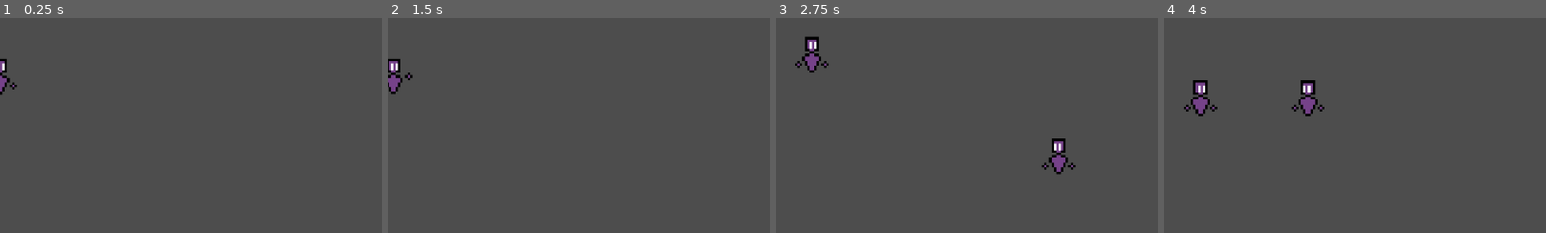
Above: before the commit, frames 1-4 (left to right).
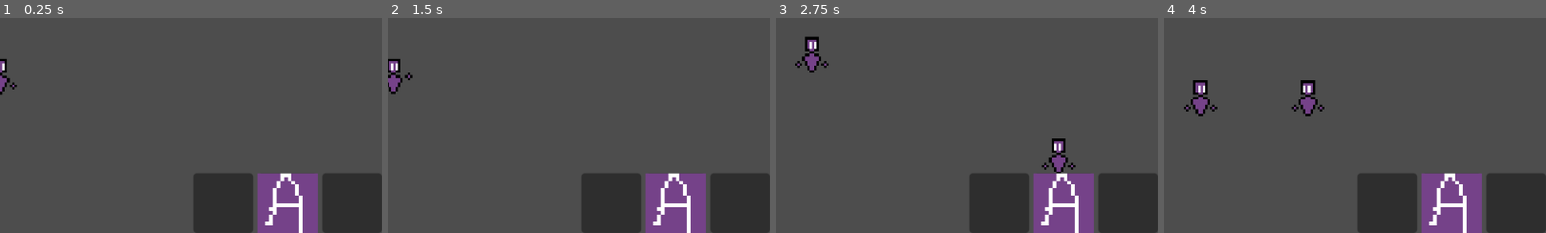
Above: after the commit, the same moments.

Repository: paruparo-dev/dreams-and-nightmares
Game: Godot game, scene res://src/core/Game.tscn
The game is run twice, just before and just after one commit, with the same random seed, the same clock (stepped at 60 frames per second) and the same inputs.
Inputs:
- Up to frame 1 (0.25 s): no input
- Up to frame 2 (1.5 s): click "Get Node Count" at 0.5 s; hold D (MoveRight) from 1.28 s (still down); tap J (Attack) at 1.35 s
- Up to frame 3 (2.75 s): keep holding D (MoveRight); tap W (Jump) at 1.52, 2.27 s; tap S (LookDown) at 2.1 s
- Up to frame 4 (4 s): release D (MoveRight) at 2.78 s; hold Q (SwapSkillLeft) 2.78-3.53 s; tap J (Attack) at 2.85 s; hold D (MoveRight) from 3.53 s (still down); tap S (LookDown) at 3.6 s; tap W (Jump) at 3.77 s
The pictures show only the part of the screen within x 50-100%, y 50-100%; the shares and areas given below are measured in that part.

The runs differ from the first frame. In frame 1, 13% of the frame differs, in the area x 50-100%, y 72-100%; in frame 2, 13%; in frame 3, 13%; in frame 4, 13%.

Commit message:
feat: implement skill system framework
- added `Skill` class to manage skill behavior
- created `TestSkillA` with functionality for casting and handling lifetime, speed, and damage
- added `SkillSlot` UI component and dynamic slot creation in `SkillsHud`
- updated `SkillsComponent` to manage child skills and handle skill casting
- added `scene_path` property to `SkillData` for linking skills to scenes

Diff:
--- a/src/characters/TestPlayer.tscn
+++ b/src/characters/TestPlayer.tscn
@@ -14,10 +14,8 @@
 [ext_resource type="Script" uid="uid://dluohf10cni5h" path="res://src/gameplay/components/HurtboxComponent.gd" id="11_1ttnb"]
 [ext_resource type="Script" uid="uid://c1tm8scuyesdk" path="res://src/states/characters/TestPlayer/StunnedState.gd" id="11_g7itr"]
 [ext_resource type="Script" uid="uid://dwfjopolbsvgq" path="res://src/gameplay/components/SkillsComponent.gd" id="14_g7itr"]
-[ext_resource type="Script" uid="uid://bhgqk86nclp4k" path="res://src/resources/SkillData.gd" id="15_oon4j"]
 [ext_resource type="Resource" uid="uid://gjrbrp4jecii" path="res://src/resources/skills/test_skill_a.tres" id="16_ixums"]
-[ext_resource type="Resource" uid="uid://b0xg3w710tnsh" path="res://src/resources/skills/test_skill_b.tres" id="17_6k1fq"]
-[ext_resource type="Resource" uid="uid://ksy62hibfhkl" path="res://src/resources/skills/test_skill_c.tres" id="18_1ttnb"]
+[ext_resource type="Script" uid="uid://2088537dwllw" path="res://src/gameplay/skills/Skill.gd" id="17_yfbq3"]
 
 [sub_resource type="CapsuleShape2D" id="CapsuleShape2D_b5xfj"]
 radius = 8.0
@@ -183,6 +181,7 @@
 
 [node name="Hit" type="Node" parent="StateMachine" unique_id=1599408143]
 script = ExtResource("10_nvfkx")
+duration = 0.05
 metadata/_custom_type_script = "uid://segyoa1x8o2p"
 
 [node name="Stunned" type="Node" parent="StateMachine" unique_id=1561146085]
@@ -204,5 +203,9 @@
 
 [node name="SkillsComponent" type="Node" parent="." unique_id=856477125]
 script = ExtResource("14_g7itr")
-list = Array[ExtResource("15_oon4j")]([ExtResource("16_ixums"), ExtResource("17_6k1fq"), ExtResource("18_1ttnb")])
 metadata/_custom_type_script = "uid://dwfjopolbsvgq"
+
+[node name="TestSkillA" type="Node" parent="SkillsComponent" unique_id=1095757519]
+script = ExtResource("17_yfbq3")
+data = ExtResource("16_ixums")
+metadata/_custom_type_script = "uid://2088537dwllw"
--- a/src/gameplay/components/SkillsComponent.gd
+++ b/src/gameplay/components/SkillsComponent.gd
@@ -3,23 +3,33 @@
 class_name SkillsComponent
 
 
-signal equipped_changed(list: Array[SkillData], index: int)
+signal equipped_changed(list: Array[Skill], index: int)
 
 
-@export var list : Array[SkillData]
-
-
-var equipped : SkillData
+var list : Array[Skill]
+var equipped : Skill
 var index : int
 
 
+@onready var host : Character = get_parent()
+
+
 func _ready() -> void:
+	for child in get_children():
+		if child is Skill:
+			list.append(child)
+
 	equipped = list[0]
 	equipped_changed.emit(list, 0)
 
 
 func _unhandled_input(event: InputEvent) -> void:
-	if event.is_action_pressed("SwapSkillLeft"):
+	if event.is_action_pressed("UseSkill"):
+		if equipped == null:
+			return
+
+		equipped.cast(host)
+	elif event.is_action_pressed("SwapSkillLeft"):
 		index = (index - 1) % list.size()
 		equipped = list[index]
 		equipped_changed.emit(list, index)
--- /dev/null
+++ b/src/gameplay/skills/Skill.gd
@@ -0,0 +1,14 @@
+extends Node
+
+class_name Skill
+
+
+@export var data : SkillData
+
+
+func cast(source: Character) -> void:
+	var scene : PackedScene = load(data.scene_path)
+	var instance := scene.instantiate()
+	get_tree().current_scene.add_child(instance)
+
+	instance.initialize(source)
--- /dev/null
+++ b/src/gameplay/skills/TestSkillA.gd
@@ -0,0 +1,44 @@
+extends Area2D
+
+
+@export var lifetime : float = 1
+@export var speed : float = 1000
+@export var damage : float = 20
+@export var is_destroyed_on_hit : bool = false
+
+
+var source : Character
+var lifetime_timer : float
+var direction : Vector2
+
+
+@onready var hitbox : HitboxComponent = $HitboxComponent
+
+
+func _physics_process(_delta: float) -> void:
+	if lifetime_timer > 0:
+		lifetime_timer -= _delta
+
+	if lifetime_timer <= 0:
+		queue_free()
+
+	global_position += direction * speed * _delta
+
+
+func initialize(_source: Character) -> void:
+	source = _source
+	global_position = source.global_position + Vector2(source.face_direction * 16, -16)
+
+	lifetime_timer = lifetime
+	direction = Vector2(source.face_direction, 0)
+
+	hitbox.damage = damage
+	hitbox.area_entered.connect(_on_hitbox_area_entered)
+
+
+func _on_hitbox_area_entered(area: Area2D) -> void:
+	if area is not HurtboxComponent:
+		return
+
+	if is_destroyed_on_hit:
+		queue_free()
--- /dev/null
+++ b/src/gameplay/skills/TestSkillA.tscn
@@ -0,0 +1,25 @@
+[gd_scene format=3 uid="uid://bcpnftdf0xxm1"]
+
+[ext_resource type="Script" uid="uid://nc37x2bf7exc" path="res://src/gameplay/skills/TestSkillA.gd" id="1_lvrkh"]
+[ext_resource type="Script" uid="uid://cwvi48olyemdg" path="res://src/gameplay/components/HitboxComponent.gd" id="2_fktmn"]
+
+[sub_resource type="CircleShape2D" id="CircleShape2D_0gu1n"]
+
+[sub_resource type="CircleShape2D" id="CircleShape2D_fsvvc"]
+
+[node name="TestSkillA" type="Area2D" unique_id=320766494]
+script = ExtResource("1_lvrkh")
+lifetime = 5.0
+speed = 500.0
+is_destroyed_on_hit = true
+
+[node name="CollisionShape2D" type="CollisionShape2D" parent="." unique_id=1174672690]
+shape = SubResource("CircleShape2D_0gu1n")
+
+[node name="HitboxComponent" type="Area2D" parent="." unique_id=2039532622]
+script = ExtResource("2_fktmn")
+metadata/_custom_type_script = "uid://cwvi48olyemdg"
+
+[node name="CollisionShape2D" type="CollisionShape2D" parent="HitboxComponent" unique_id=154336051]
+shape = SubResource("CircleShape2D_fsvvc")
+debug_color = Color(1, 0, 0, 0.41960785)
--- a/src/resources/SkillData.gd
+++ b/src/resources/SkillData.gd
@@ -6,3 +6,4 @@
 @export var id : String
 @export var name : String
 @export var icon : Texture2D
+@export_file_path("*.tscn") var scene_path : String
--- a/src/resources/skills/test_skill_a.tres
+++ b/src/resources/skills/test_skill_a.tres
@@ -8,4 +8,5 @@
 id = "a"
 name = "Skill A"
 icon = ExtResource("1_67rhs")
+scene_path = "res://src/gameplay/skills/TestSkillA.tscn"
 metadata/_custom_type_script = "uid://bhgqk86nclp4k"
--- /dev/null
+++ b/src/ui/SkillSlot.tscn
@@ -0,0 +1,11 @@
+[gd_scene format=3 uid="uid://d343aywka0ysw"]
+
+[ext_resource type="Script" uid="uid://dvy8ntoy40d0y" path="res://src/ui/SkillSlot.gd" id="1_l5rhs"]
+
+[node name="SkillSlot" type="PanelContainer" unique_id=2092653552]
+custom_minimum_size = Vector2(50, 50)
+script = ExtResource("1_l5rhs")
+
+[node name="Icon" type="TextureRect" parent="." unique_id=1764996028]
+texture_filter = 1
+layout_mode = 2
--- a/src/ui/SkillsHud.gd
+++ b/src/ui/SkillsHud.gd
@@ -4,23 +4,29 @@
 class_name SkillsHud
 
 
-var skill_slots : Array[SkillSlot] = []
+var skill_slot_scene : PackedScene = preload("uid://d343aywka0ysw")
+var slots : Array[SkillSlot]
 
 
 func bind(skills: SkillsComponent) -> void:
 	# remove this later and use independent player and UI binding class
 	await ready
 
-	for child in get_children():
-		if child is SkillSlot:
-			skill_slots.append(child)
+	for i in range(3):
+		var instance : SkillSlot = skill_slot_scene.instantiate()
+		add_child(instance)
+		slots.append(instance)
 
 	skills.equipped_changed.connect(_update_slots)
 
 	_update_slots(skills.list, 0)
 
 
-func _update_slots(skills: Array[SkillData], index: int) -> void:
-	for i in range(skill_slots.size()):
-		var data := skills[(index + i - 1) % skills.size()]
-		skill_slots[i].update_visual(data)
+func _update_slots(skills: Array[Skill], index: int) -> void:
+	if skills.size() <= 1:
+		slots[1].update_visual(skills[0].data)
+		return
+
+	for i in range(slots.size()):
+		var skill := skills[(index + i - 1) % skills.size()]
+		slots[i].update_visual(skill.data)
Not shown, added: src/gameplay/skills/Skill.gd.uid
Not shown, added: src/gameplay/skills/TestSkillA.gd.uid
